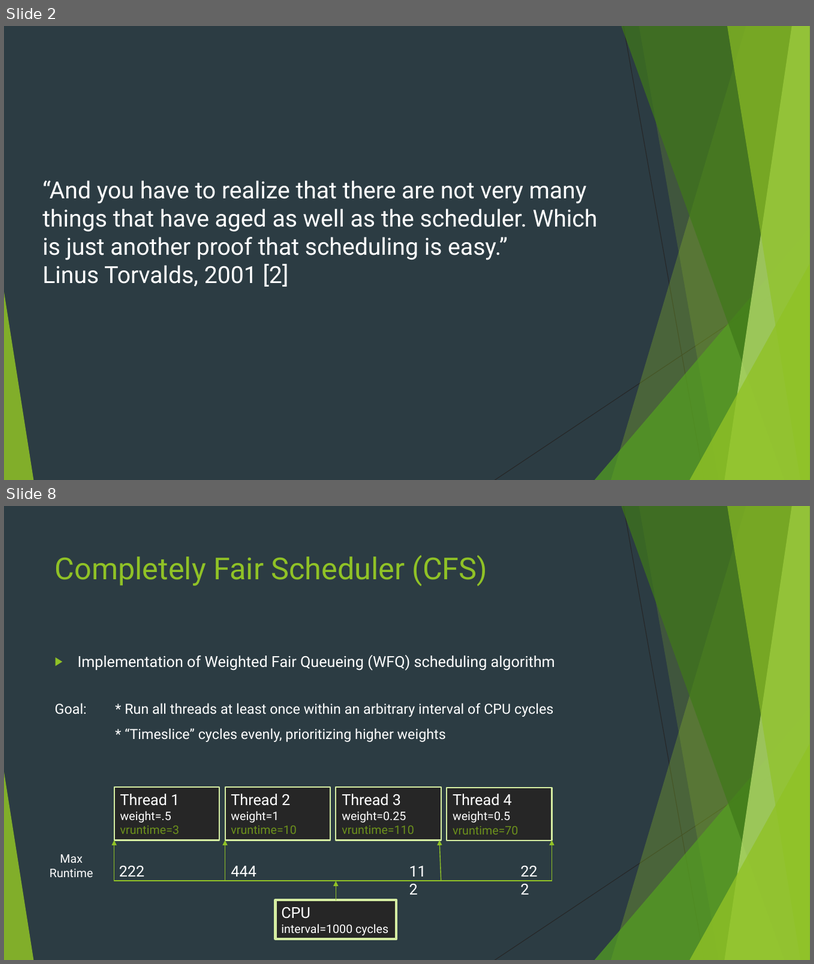
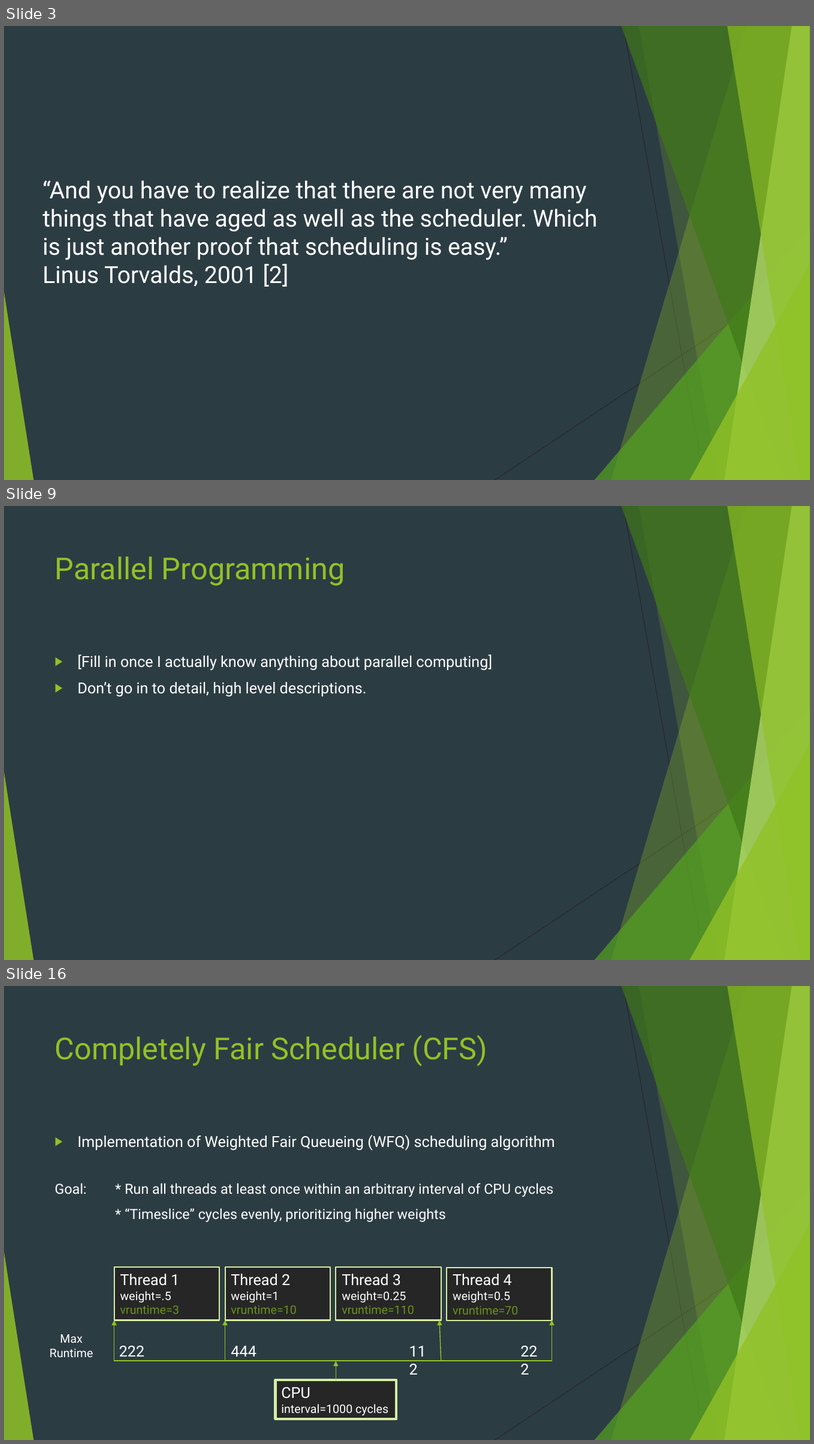
Before and after one commit to danfrz/Senior_seminar_templates, a slide deck: Talk/Thread Scheduler Efficiency Improvements.pptx. Shown one above the other, each under a label of ours: slides 2 and 8 before the commit, slides 3, 9 and 16 after it; the slides between them are not shown. The pictures are 814x964 and 814x1444 pixels, drawn with LibreOffice and Linux fonts; fonts in the diff are those of the drawing. Boxes give left, top, right and bottom in pixels: in the first picture for what was removed or moved away, otherwise in the second. Text is boxed around its words. In the diff, an @@ line names an element or a change of style, - is before the commit and + after.

```diff
--- a/Talk/Thread Scheduler Efficiency Improvements.pptx
+++ b/Talk/Thread Scheduler Efficiency Improvements.pptx
@@ slide 9 added at (4, 506, 810, 960), background #2C3C43; not listed: 10 template elements that a slide beside it also shows @@
@@ title added at (55, 556, 345, 586), 36 pt, text #90C226 @@
+Parallel Programming
@@ text added at (78, 654, 492, 697), 18 pt, text #FFFFFF @@
+▶ [Fill in once I actually know anything about parallel computing]
+▶ Don’t go in to detail, high level descriptions.
@@ what was slide 2 is now slide 3 @@
@@ what was slide 8 is now slide 16 @@
```
Also in this commit, not shown: 6 slides changed, 8 other slides added, 1 other file.
